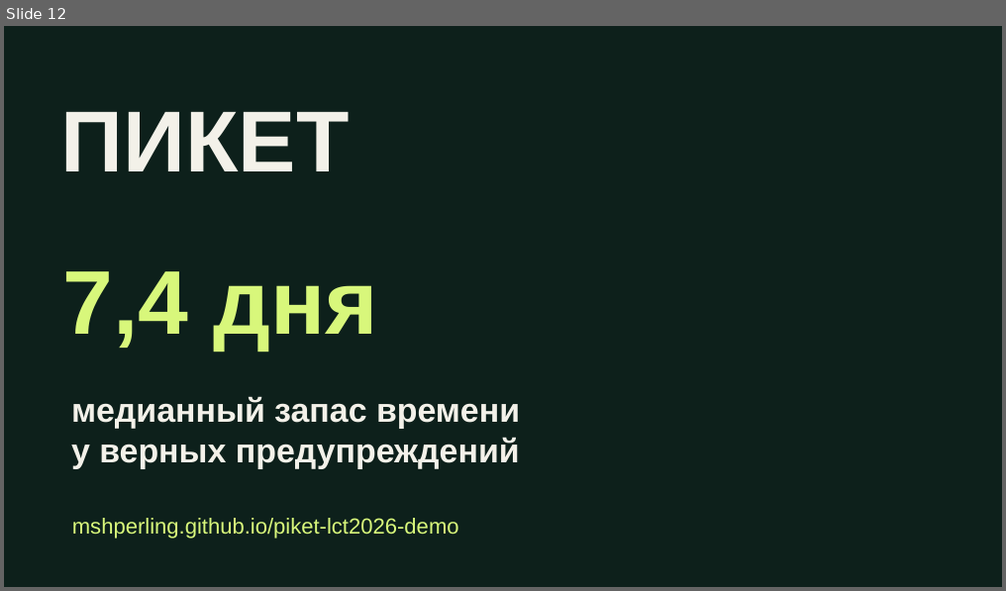
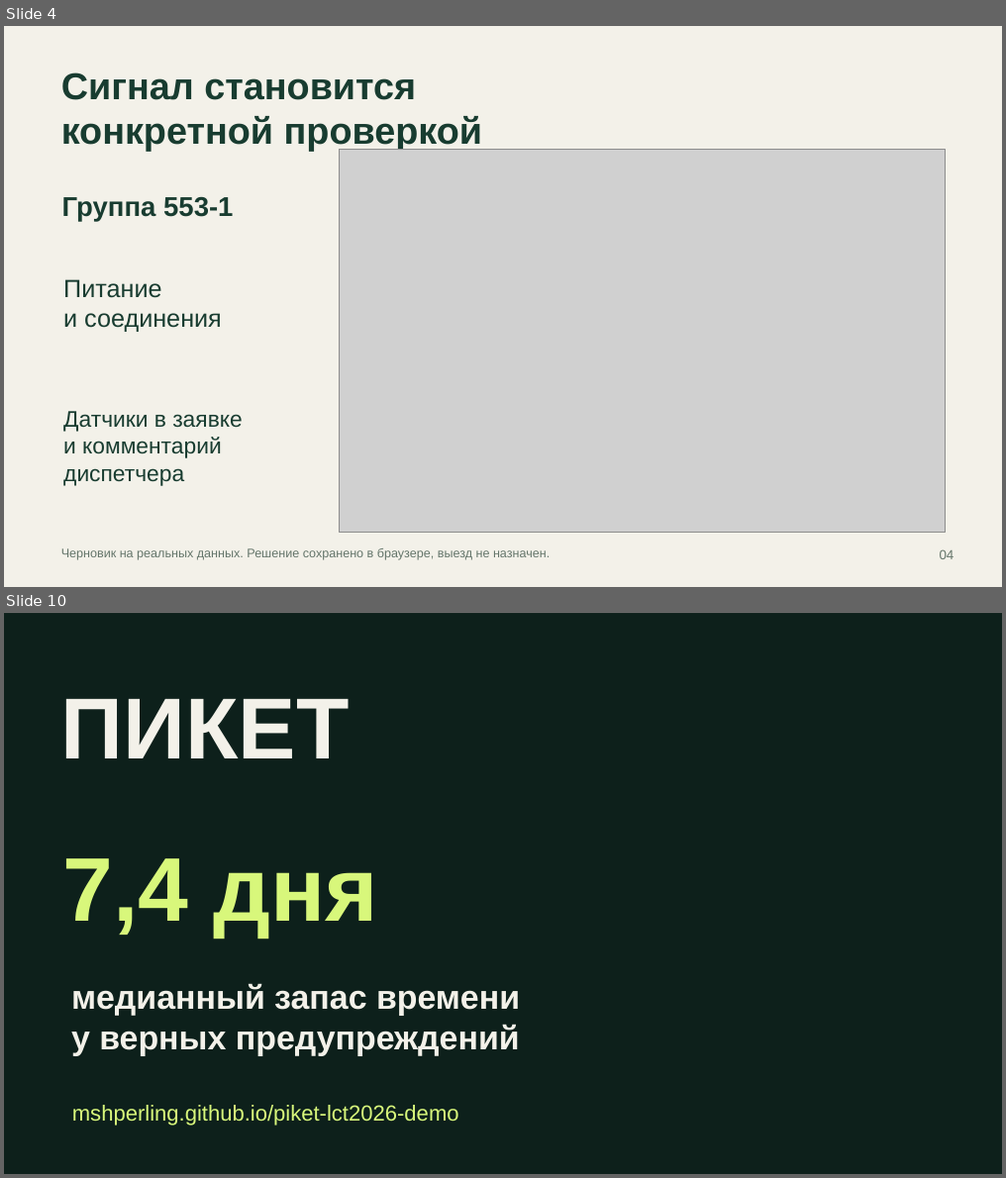
Before and after one commit to mshperling/piket-lct2026-demo, a slide deck: PIKET_LCT2026.pptx. Shown one above the other, each under a label of ours: slide 12 before the commit, slides 4 and 10 after it; the slides between them are not shown. The pictures are 1006x591 and 1006x1178 pixels, drawn with LibreOffice and Linux fonts; fonts in the diff are those of the drawing; grey boxes stand for pictures. Boxes give left, top, right and bottom in pixels: in the first picture for what was removed or moved away, otherwise in the second. Text is boxed around its words. In the diff, an @@ line names an element or a change of style, - is before the commit and + after.

```diff
--- a/PIKET_LCT2026.pptx
+++ b/PIKET_LCT2026.pptx
@@ slide 4 added at (x1=4, y1=26, x2=1002, y2=587), background #F3F1E9 @@
@@ text added at (x1=61, y1=73, x2=482, y2=152), 36 pt, text #183C30, bold @@
+Сигнал становится
+конкретной проверкой
@@ picture added at (x1=340, y1=150, x2=945, y2=533) @@
@@ text added at (x1=62, y1=197, x2=233, y2=222), 26.2 pt, text #183C30, bold @@
+Группа 553-1
@@ text added at (x1=63, y1=279, x2=222, y2=332), 24 pt, text #183C30 @@
+Питание
+и соединения
@@ text added at (x1=63, y1=411, x2=242, y2=485), 21.8 pt, text #183C30 @@
+Датчики в заявке
+и комментарий
+диспетчера
@@ text added at (x1=61, y1=549, x2=549, y2=561), 12 pt, text #65766B @@
+Черновик на реальных данных. Решение сохранено в браузере, выезд не назначен.
@@ text added at (x1=940, y1=550, x2=954, y2=560), 12.8 pt, text #65766B @@
+04
@@ what was slide 12 is now slide 10 @@
```
Also in this commit, not shown: 12 slides changed, 4 other slides added, 5 slides removed, 11 other files.
